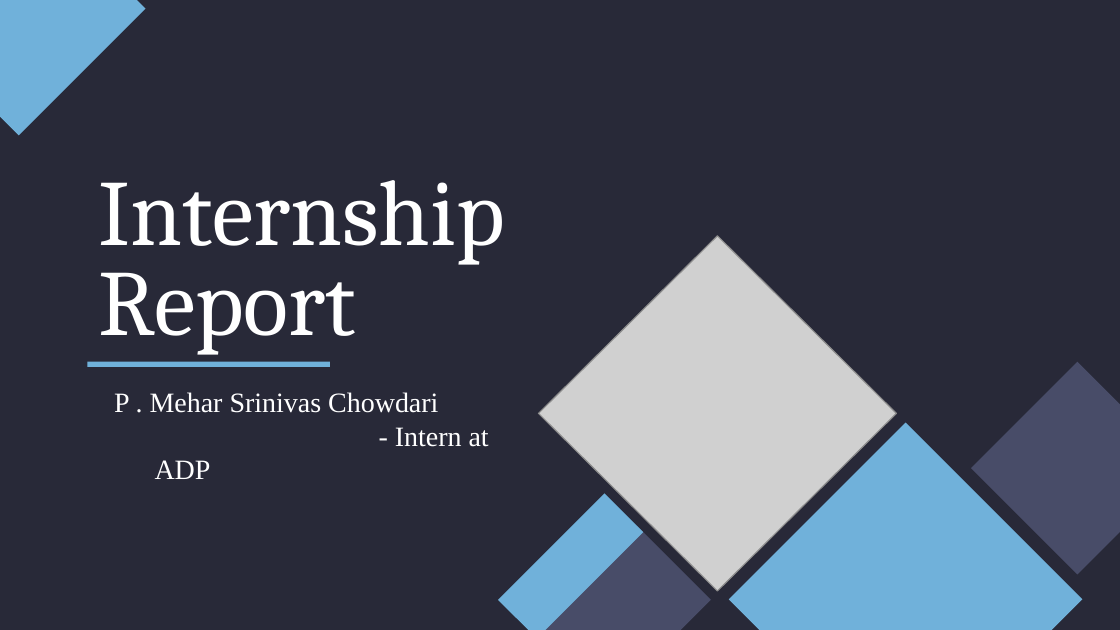
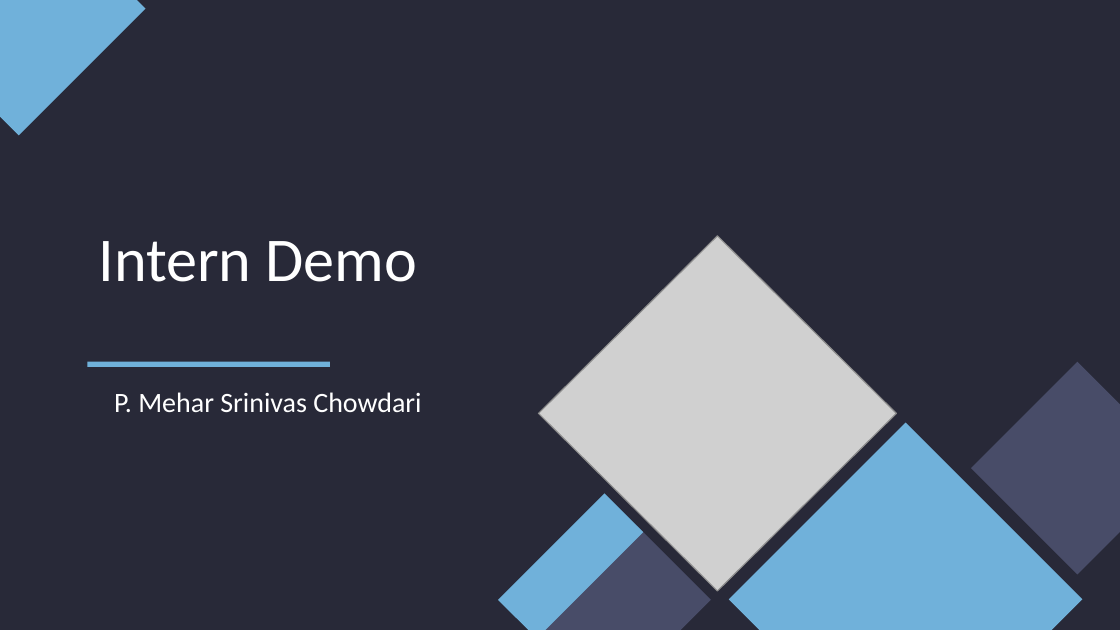
Before and after one commit to mehar-srinivas-chowdari/git-learning, a slide deck: slide 1 of Internship.pptx. Drawn at 1120x630 pixels with LibreOffice and Linux fonts; fonts in the diff are those of the drawing; grey boxes stand for pictures. Boxes give left, top, right and bottom in pixels: in the first picture for what was removed or moved away, otherwise in the second. Text is boxed around its words. In the diff, an @@ line names an element or a change of style, - is before the commit and + after.

```diff
--- a/Internship.pptx
+++ b/Internship.pptx
@@ title at (99,241,418,282): text changed; size 60 to 40 pt; font Cambria to Calibri @@
-Internship Report
+Intern Demo
@@ subtitle at (114,392,421,412): text changed; font Times New Roman to Calibri @@
-P . Mehar Srinivas Chowdari
-- Intern at ADP
+P. Mehar Srinivas Chowdari
```
Also in this commit, not shown: 10 other slides changed.
